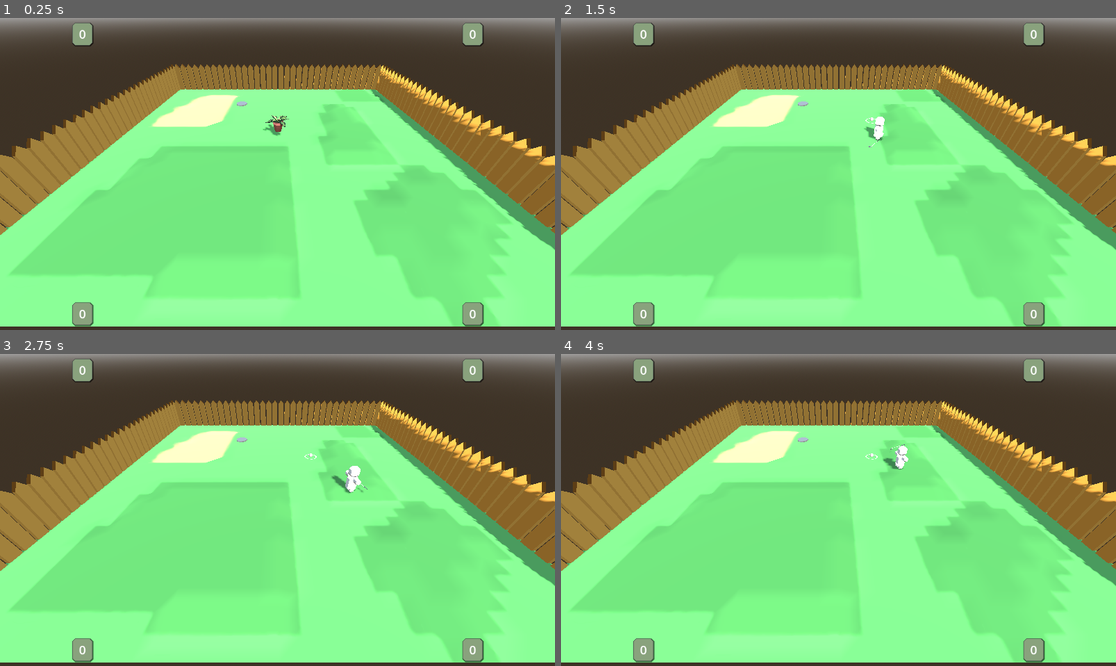
Above: before the commit, frames 1-4 (two rows, left to right).
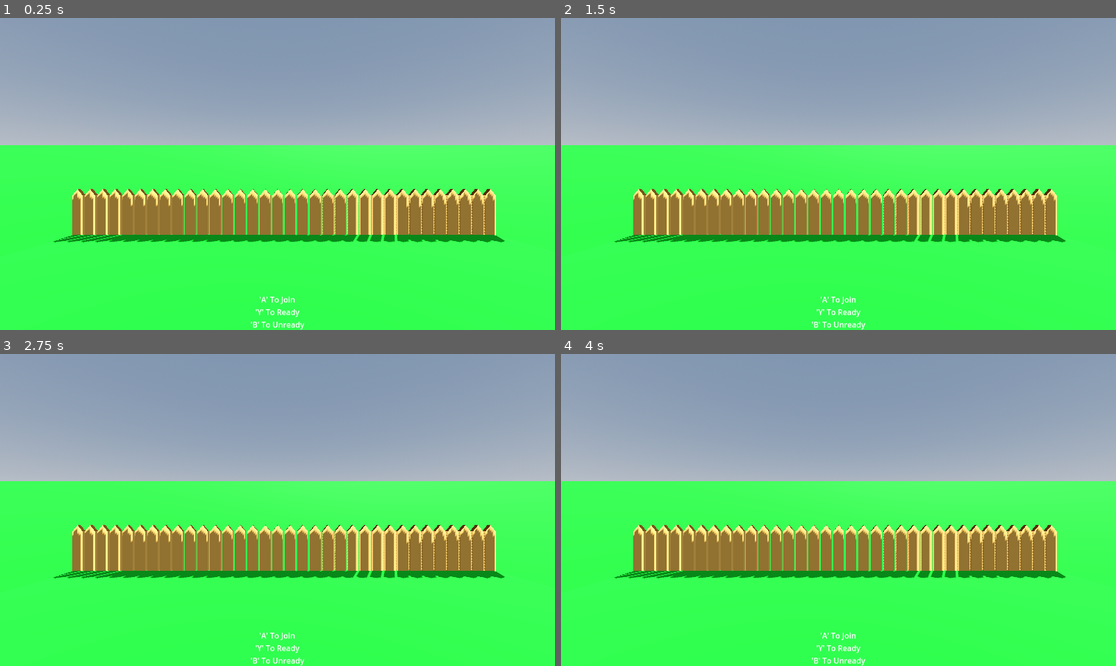
Above: after the commit, the same moments.

Repository: ronincampbell/GDS2Project
Game: Godot game, scene res://maps/lobby.tscn
Two runs of this game, one before a commit and one after it. Both use one fixed random seed, a clock stepped at 60 frames per second and the inputs below. Before the commit the project starts from res://maps/test_map.tscn. The engine's default icon, where the game draws it, is replaced by a stand-in: a white triangle on a blue panel in a dark square.
Inputs:
- Up to frame 1 (0.25 s): no input
- Up to frame 2 (1.5 s): tap Enter (ui_accept) at 0.5, 0.77 s; hold D (PlayerRight) 0.53-1.28 s; hold E (PlayerInteract) 0.53-1.28 s; hold S (PlayerDown) from 1.28 s (still down); tap Space at 1.35 s
- Up to frame 3 (2.75 s): tap Enter (ui_accept) at 1.52 s; release S (PlayerDown) at 2.03 s; hold D (PlayerRight) from 2.03 s (still down); hold R from 2.03 s (still down)
- Up to frame 4 (4 s): release D (PlayerRight) at 2.78 s; release R at 2.78 s; hold W (PlayerUp) 2.78-3.53 s; tap E (PlayerInteract) at 2.85 s; tap Enter (ui_accept) at 3.02, 3.77 s; hold A (PlayerLeft) from 3.53 s (still down); hold Space from 3.53 s (still down)

The runs differ from the first frame. In frame 1, 100% of the frame differs, in the area x 0-100%, y 0-100%; in frame 2, 100%; in frame 3, 100%; in frame 4, 100%.

Commit message:
Project default scene to lobby

Diff:
--- a/project.godot
+++ b/project.godot
@@ -11,7 +11,7 @@
 [application]
 
 config/name="GnomeInOne"
-run/main_scene="uid://kf5auj8ixedm"
+run/main_scene="uid://chpaih64nsj73"
 config/features=PackedStringArray("4.4", "GL Compatibility")
 config/icon="res://icon.svg"
 <<<<<<<HEADrun/main_scene="uid://kf5auj8ixedm"
